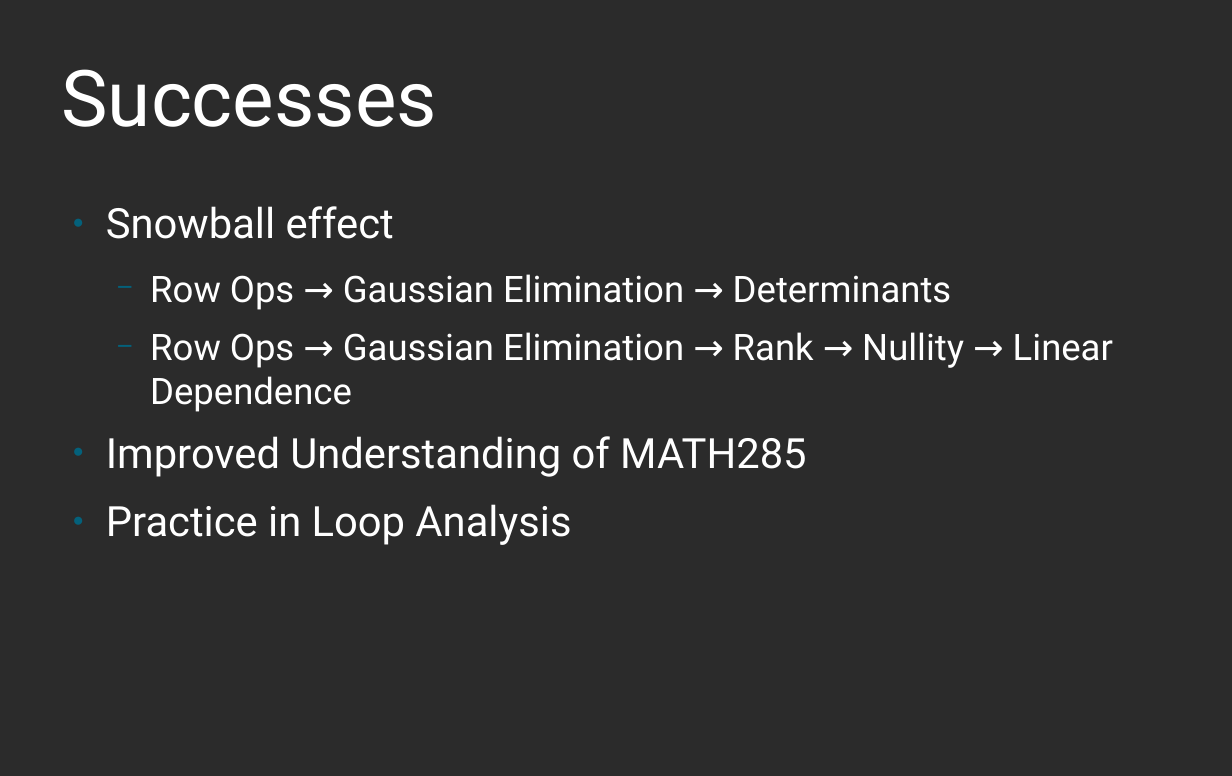
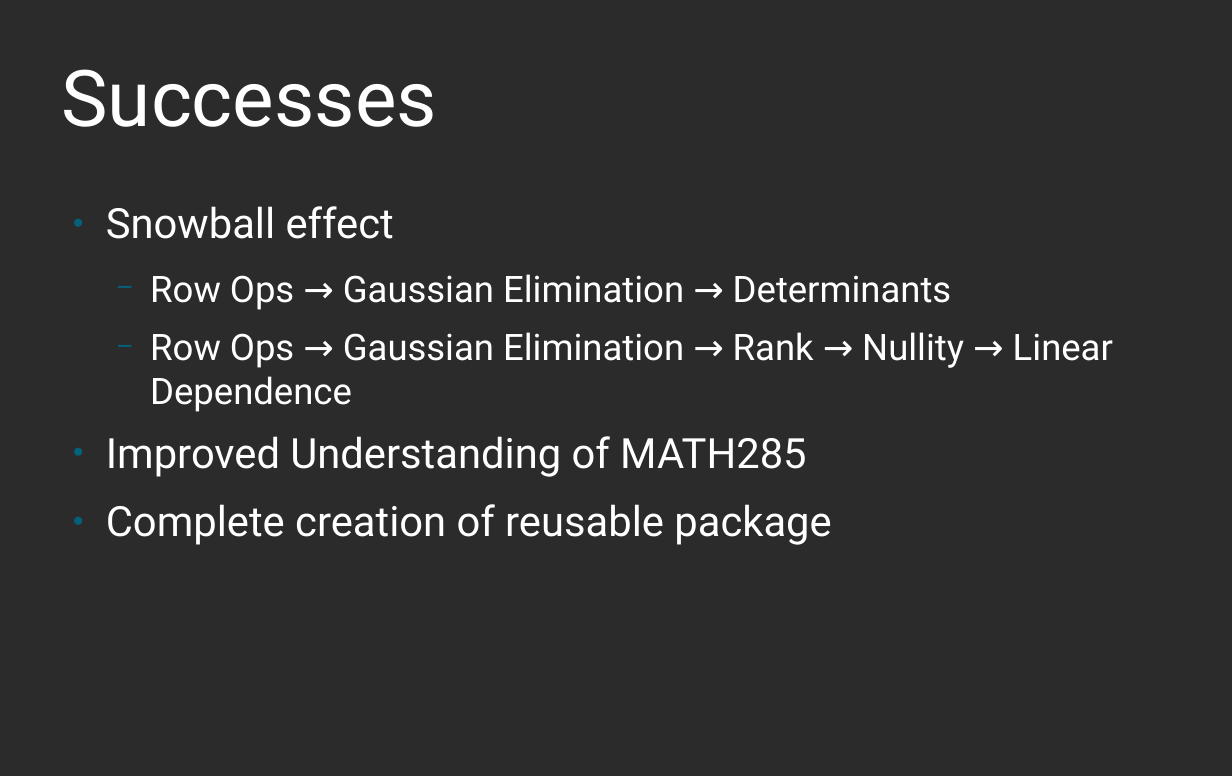
Before and after one commit to Bgc1713/capstone, a slide deck: slide 9 of capstone/Matrix_Capstone/Capstone Presentation.odp. Drawn at 1232x776 pixels with LibreOffice and Linux fonts; fonts in the diff are those of the drawing; background and template pictures are left out; a plain dark background stands for a picture behind light text. Boxes give left, top, right and bottom in pixels: in the first picture for what was removed or moved away, otherwise in the second. Text is boxed around its words. In the diff, an @@ line names an element or a change of style, - is before the commit and + after.

```diff
--- a/capstone/Matrix_Capstone/Capstone Presentation.odp
+++ b/capstone/Matrix_Capstone/Capstone Presentation.odp
@@ text at (x1=106, y1=504, x2=831, y2=545): text changed @@
-● Practice in Loop Analysis
+● Complete creation of reusable package
```
Also in this commit, not shown: 1 other slide changed.
